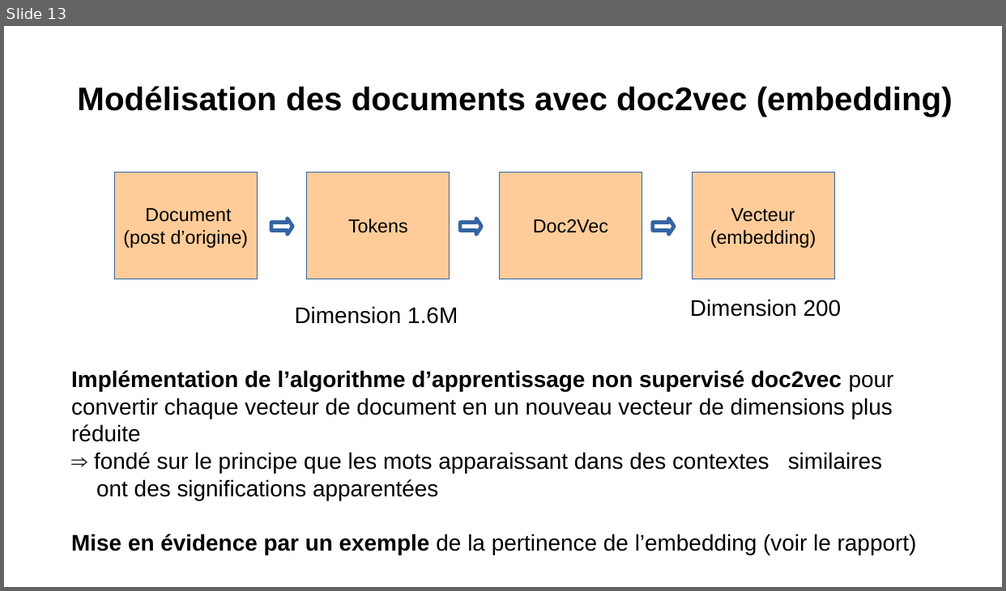
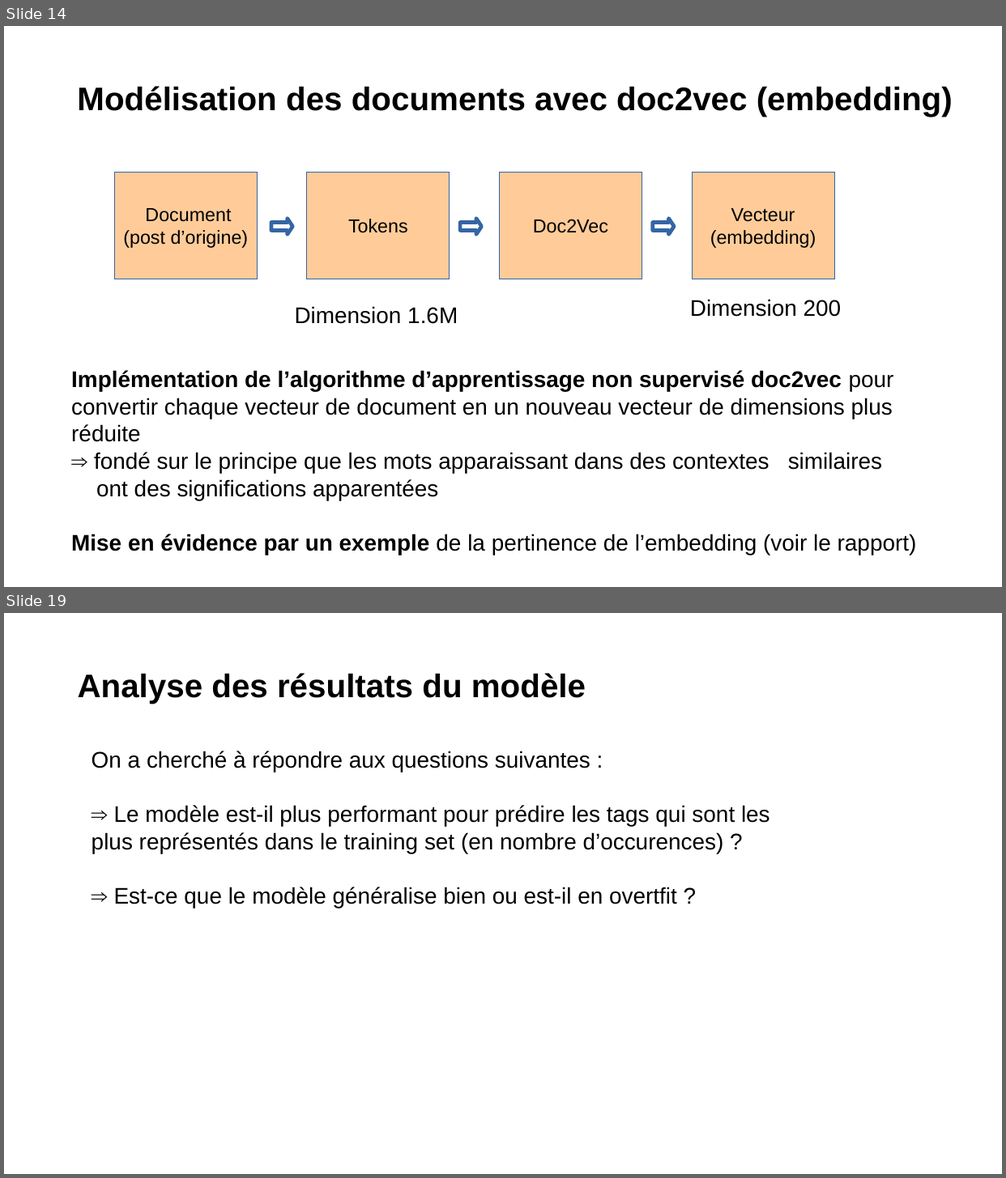
Before and after one commit to Severac/openclassrooms, a slide deck: PJ6/Presentation/PJ6_Presentation.odp. Shown one above the other, each under a label of ours: slide 13 before the commit, slides 14 and 19 after it; the slides between them are not shown. The pictures are 1006x591 and 1006x1178 pixels, drawn with LibreOffice and Linux fonts; fonts in the diff are those of the drawing. Boxes give left, top, right and bottom in pixels: in the first picture for what was removed or moved away, otherwise in the second. Text is boxed around its words. In the diff, an @@ line names an element or a change of style, - is before the commit and + after.

Commit message:
PJ6: màj prez, et modélisation: résultats suite à clean des instances sans tag sur training set

```diff
--- a/PJ6/Presentation/PJ6_Presentation.odp
+++ b/PJ6/Presentation/PJ6_Presentation.odp
@@ slide 19 added at box(4, 613, 1002, 1174), background #FFFFFF @@
@@ text added at box(78, 673, 586, 704), 26 pt, text #000000, bold @@
+Analyse des résultats du modèle
@@ text added at box(91, 751, 770, 908), 18 pt, text #000000 @@
+On a cherché à répondre aux questions suivantes :
+⇒ Le modèle est-il plus performant pour prédire les tags qui sont les plus représentés dans le training set (en nombre d’occurences) ?
+⇒ Est-ce que le modèle généralise bien ou est-il en overtfit ?
@@ what was slide 13 is now slide 14 @@
```
Also in this commit, not shown: 12 other slides added, 2 other files.
